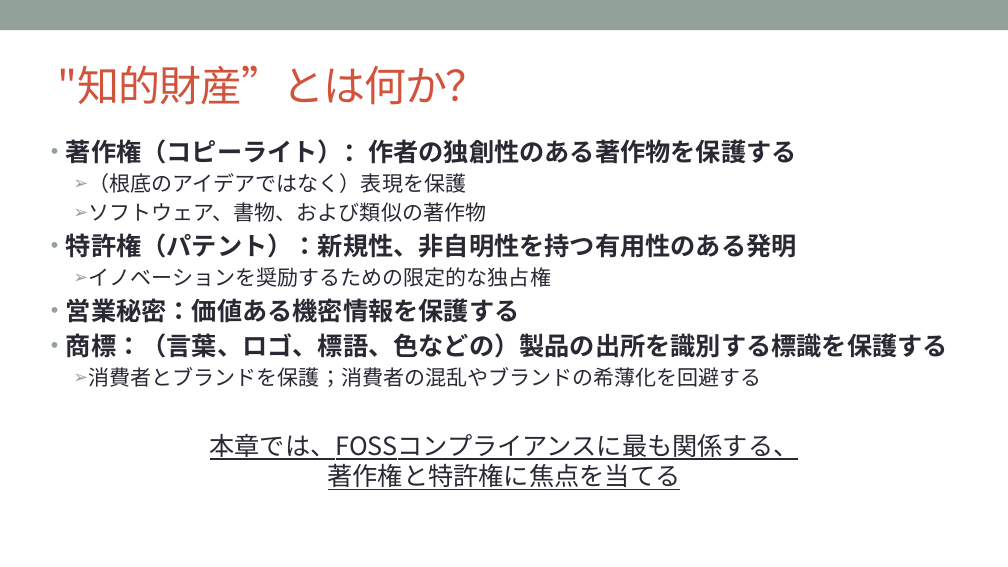
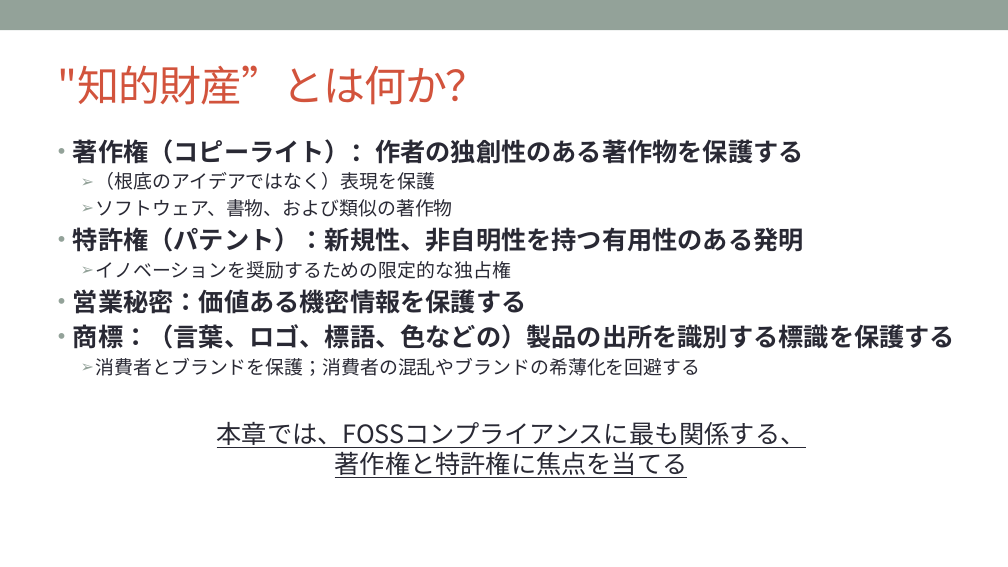
Before and after one commit to OpenChain-Project/Curriculum-Translation-JP, a slide deck: slide 7 of REVIEW/Version_for_v1.1/openchain-curriculum-for-1-1_JP_review_tani.pptx (slide 8 before the commit). Drawn at 1008x567 pixels with LibreOffice and Linux fonts; fonts in the diff are those of the drawing; background and template pictures are left out. Boxes give left, top, right and bottom in pixels: in the first picture for what was removed or moved away, otherwise in the second. Text is boxed around its words. In the diff, an @@ line names an element or a change of style, - is before the commit and + after.

```diff
--- a/REVIEW/Version_for_v1.1/openchain-curriculum-for-1-1_JP_review_tani.pptx
+++ b/REVIEW/Version_for_v1.1/openchain-curriculum-for-1-1_JP_review_tani.pptx
@@ text "著作権（コピーライト）：作者の独創性のある著作物を保護する" moved from (x1=66, y1=139, x2=948, y2=490) to (x1=73, y1=139, x2=955, y2=478) @@
@@ text at (x1=96, y1=172, x2=701, y2=376): size 20 to 18 pt in "（根底のアイデアではなく）表現を保護", "ソフトウェア、書物、および類似の著作物", "イノベーションを奨励するための限定的な独占権", "消費者とブランドを保護；消費者の混乱やブランドの希薄化を回避する" @@
```
Also in this commit, not shown: 46 other slides changed, 2 slides removed.
